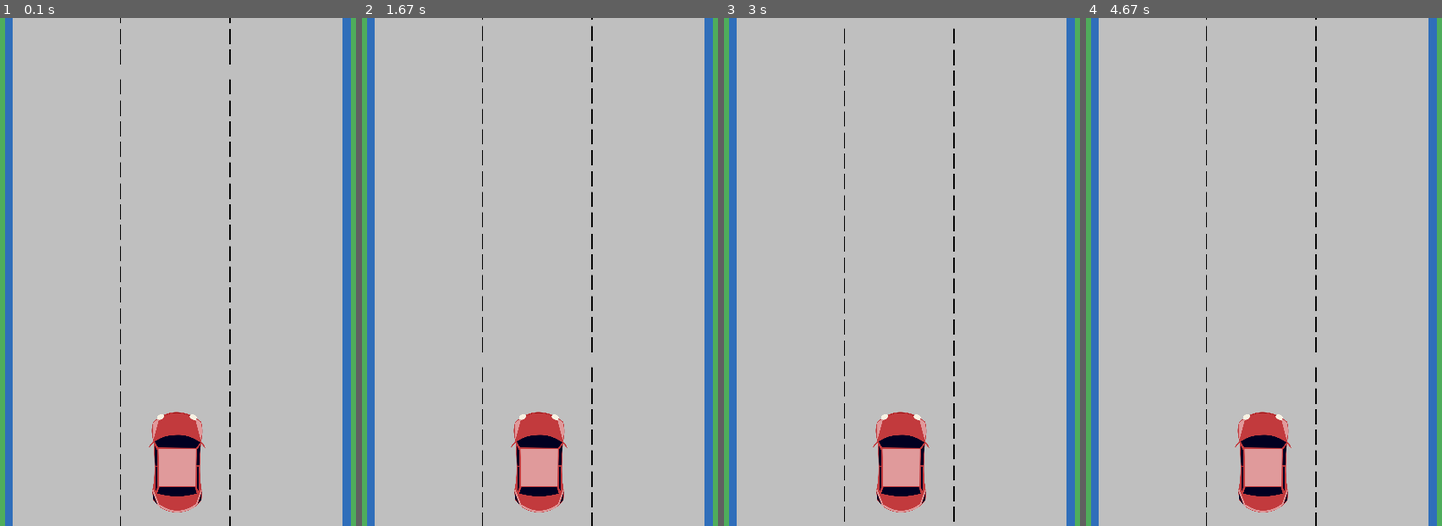
Above: before the commit, frames 1-4 (left to right).
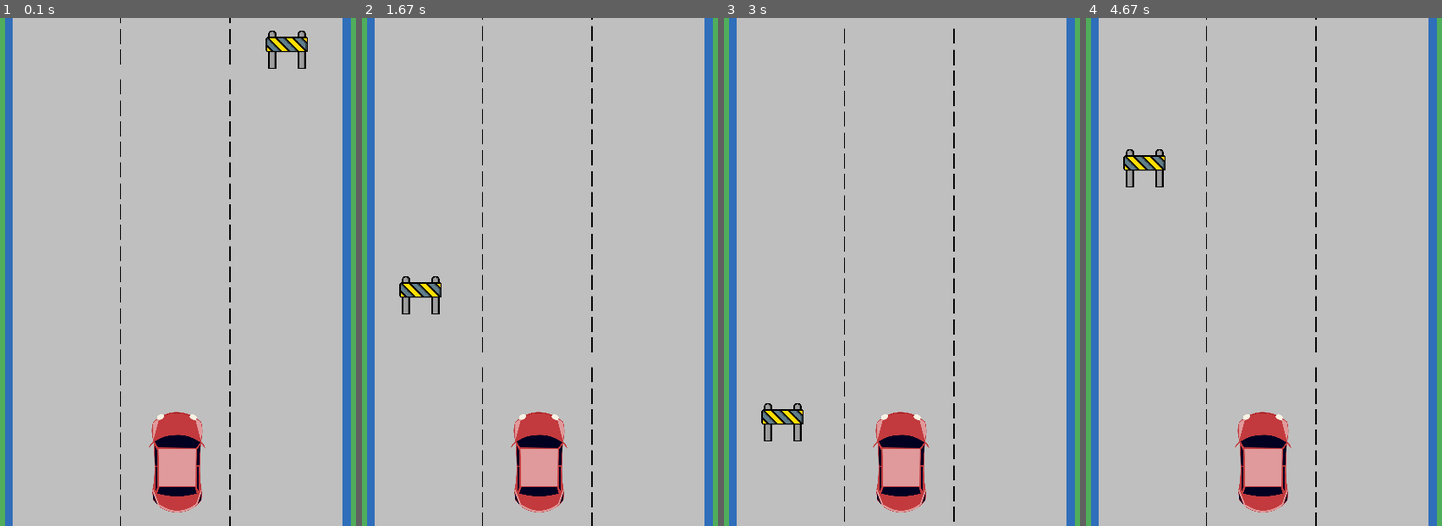
Above: after the commit, the same moments.

Repository: chatawil/Isabela_Charles_pygame
Game: pygame game, started from Começo.py
Two runs of this game, one before a commit and one after it. Both use one fixed random seed, a clock stepped at 60 frames per second and the inputs below.
Inputs:
- Up to frame 1 (0.1 s): no input
- Up to frame 2 (1.67 s): no input
- Up to frame 3 (3 s): no input
- Up to frame 4 (4.67 s): no input

The runs differ from the first frame. In frame 1, 0.6% of the frame differs, in the area x 74-87%, y 2-10%; in frame 2, 0.6%; in frame 3, 0.6%; in frame 4, 0.6%.

Commit message:
barricadas

Diff:
--- a/Começo.py
+++ b/Começo.py
@@ -1,5 +1,7 @@
-## FUNDO MEXENDO
+## ADICIONANDO BARRICADAS
+
 import pygame
+import random
 
 pygame.init()
 
@@ -11,10 +13,9 @@
 window = pygame.display.set_mode((WIDTH, HEIGHT))
 pygame.display.set_caption('🏃🏽‍♂️🏃🏽‍♀️RUN GAME🏃🏽‍♀️🏃🏽‍♂️')
 
-##RUA FUNDO
+
 imagem_fundo = pygame.image.load('assets/img/RUA.png').convert()
-window.blit(imagem_fundo,(0, 0))
-
+# window.blit(imagem_fundo,(0, 0))
 imagem_fundo = pygame.transform.scale(imagem_fundo, (WIDTH, HEIGHT))
 imagem_fundo_rect = imagem_fundo.get_rect()
 speed_fundo = 10
@@ -30,8 +31,38 @@
 imagem_carro_vermelho_rect.centery = HEIGHT  # Centraliza o carro verticalmente BOTTOM
 
 
+## BARRICADAS
+imagem_barricada = pygame.image.load('assets/img/barricada.png').convert_alpha()
+imagem_barricada = pygame.transform.scale(imagem_barricada, (50, 50))
+imagem_barricada_rect = imagem_barricada.get_rect()
+imagem_barricada_rect.y = -imagem_barricada.get_height()
+
+# Defina as faixas de estrada
+faixas_estrada = [270, 405, 540]
+
+barricada_speed = 10
+
+
+
+
+# Função para reposicionar a barricada
+def reposiciona_barricada():
+    imagem_barricada_rect.x = random.choice(faixas_estrada)
+    imagem_barricada_rect.y = -imagem_barricada.get_height()
+
+reposiciona_barricada()
+
+
+
+
+
+
+
+
+
+############################# LOOP PRINCIPAL ###################################
+
 loop = True
-
 
 while loop:
     for events in pygame.event.get():
@@ -55,8 +86,35 @@
     window.blit(imagem_fundo, imagem_fundo_rect_2)
 
 
+
+    # Atualiza a posição da barricada
+    imagem_barricada_rect.y += barricada_speed
+
+    # Se a barricada saiu da janela, reposiciona ela no topo
+    if imagem_barricada_rect.top >= HEIGHT:
+        reposiciona_barricada()
+
+
+
+
+    # # Verifica colisão
+    # if imagem_carro_vermelho_rect.colliderect(imagem_barricada_rect):
+    #     game_over()
+
+
+
+
+
+
+## para aparecer elementos:
+
+    # Desenha a barricada
+    window.blit(imagem_barricada, imagem_barricada_rect)
+
     # Desenha o carro vermelho
     window.blit(imagem_carro_vermelho, imagem_carro_vermelho_rect)
+
+
 
     pygame.display.update()
     clock.tick(FDS)
Not shown, changed: .DS_Store
Not shown, changed: assets/img/.DS_Store
